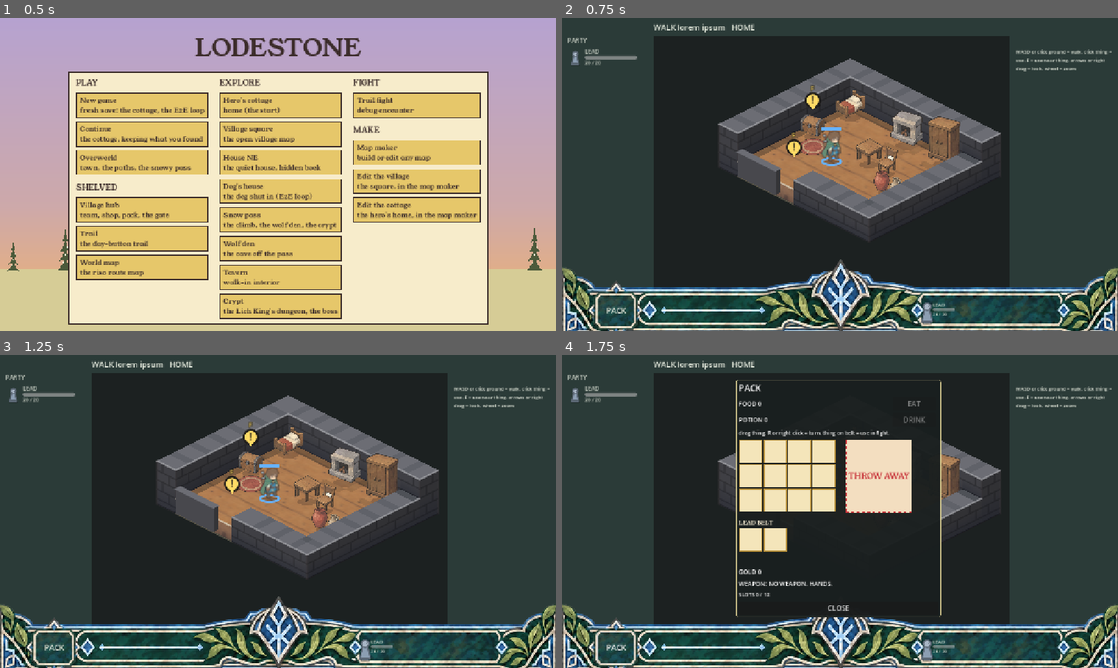
Above: before the commit, frames 1-4 (two rows, left to right).
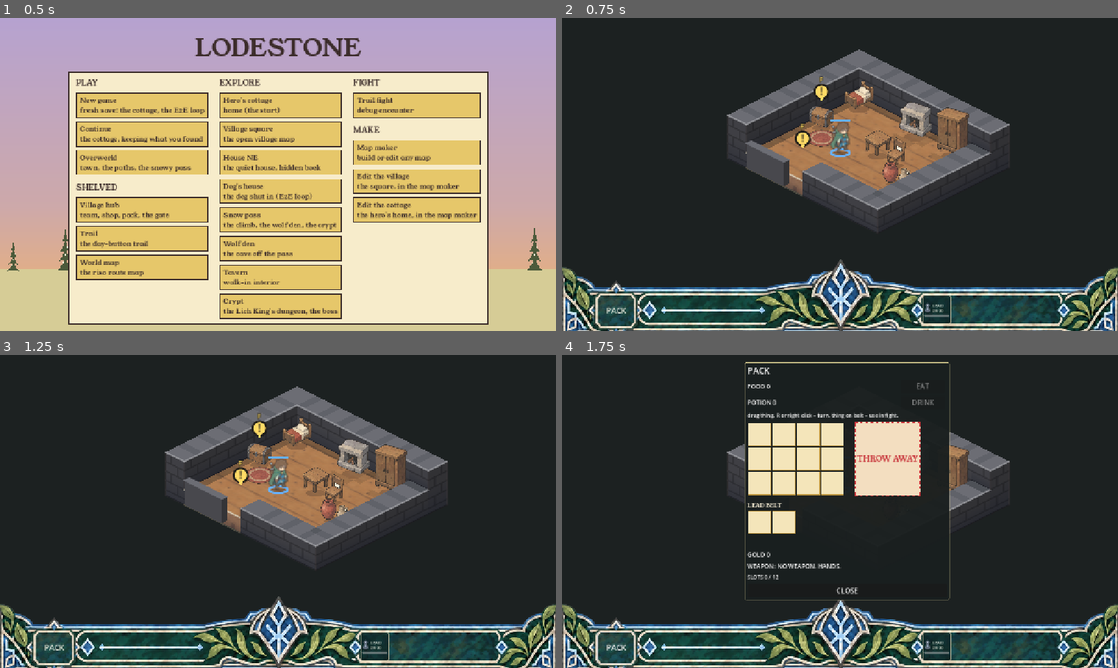
Above: after the commit, the same moments.

Repository: BrandonSigil/lodestone
Game: Godot game, scene res://scenes/launch.tscn
The game is run twice, just before and just after one commit, with the same random seed, the same clock (stepped at 60 frames per second) and the same inputs.
Inputs:
- Up to frame 1 (0.5 s): no input
- Up to frame 2 (0.75 s): click "Hero's cottage home (the star…" at 0.5 s
- Up to frame 3 (1.25 s): no input
- Up to frame 4 (1.75 s): click "PACK" at 1.25 s

Frame 1 is identical in both runs. In frame 2, 45% of the frame differs, in the area x 0-100%, y 0-98%; in frame 3, 45%; in frame 4, 45%.

Commit message:
Clear the screen round the game on maps and the overworld
The game fills the window above the leaf frame: no grey border, no party
list on the left, no title, no help text. The party sits in small square
frames in the frame's right panel. The screen's buttons and lines float
in a see-through box at the top right, hidden when empty; LODESTONE
stays above the frame. The overworld's meadow and mountains run on to
the window's edges.

Co-Authored-By: Claude Opus 5.5 <noreply@anthropic.com>

Diff:
--- a/game/scripts/explore/explore_scene.gd
+++ b/game/scripts/explore/explore_scene.gd
@@ -1087,7 +1087,7 @@
 	hud.top_label.text = "%s   %s" % [Txt.t("UI_EX_TITLE"), map.map_name.to_upper()]
 	_phase = null
 	_info = hud.add_side_label("", 14)
-	hud.add_side_label(Txt.t("UI_EX_HELP"), 11)
+	hud.add_help(Txt.t("UI_EX_HELP"))
 	_log_label = hud.add_side_label("", 12)
 
 
@@ -1099,7 +1099,7 @@
 	for u: CombatUnit in party.slice(1):
 		hud.add_button(Txt.t(u.name_key), _pick_member.bind(u))
 	hud.add_button(Txt.t("UI_EX_START_FIGHT"), _begin_battle)
-	hud.add_side_label(Txt.t("UI_EX_DEPLOY_HELP"), 11)
+	hud.add_help(Txt.t("UI_EX_DEPLOY_HELP"))
 	_log_label = hud.add_side_label("", 12)
 
 
@@ -1112,7 +1112,7 @@
 	hud.add_button(Txt.t("UI_DANGER"), func() -> void:
 		battle.show_danger = not battle.show_danger
 		battle._refresh_danger())
-	hud.add_side_label(Txt.t("UI_HELP_COMBAT"), 11)
+	hud.add_help(Txt.t("UI_HELP_COMBAT"))
 	_log_label = hud.add_side_label("", 12)
 
 
--- a/game/scripts/overworld/overworld_scene.gd
+++ b/game/scripts/overworld/overworld_scene.gd
@@ -291,7 +291,9 @@
 func _draw() -> void:
 	var v := _view()
 	var k := float(v.k)
-	draw_rect(Rect2(v.o, SIZE * k), MEADOW)
+	# [USER] 2026-10-29: the game fills the window, so the meadow and the mountain row run on past the map's
+	# own edges to the window's (the places stay where they are).
+	draw_rect(Rect2(Vector2.ZERO, get_viewport_rect().size), MEADOW)
 	_draw_land(k)
 	for p: Dictionary in Db.world_paths:
 		if not (TravelRules.visible(Db.world_nodes, p.from, Game.meta.flags) and TravelRules.visible(Db.world_nodes, p.to, Game.meta.flags)):
@@ -323,8 +325,10 @@
 		var a := _to_screen(Vector2(700 + i * 10, y))
 		var b := _to_screen(Vector2(1000, y + 10))
 		draw_rect(Rect2(a, Vector2(b.x - a.x, 16 * k)), PRAIRIE if i % 2 == 0 else PRAIRIE.darkened(0.06))
-	# Mountains: a row of flat peaks with snow caps across the north.
-	for i in 11:
+	# Mountains: a row of flat peaks with snow caps across the north, as wide as the window.
+	var first := floori((_to_map(Vector2.ZERO).x - 40.0) / 92.0) - 1
+	var last := ceili((_to_map(Vector2(get_viewport_rect().size.x, 0)).x - 40.0) / 92.0) + 1
+	for i in range(first, last + 1):
 		var x := 40.0 + i * 92.0
 		var h := 150.0 + 70.0 * absf(sin(i * 1.3)) + (90.0 if absf(x - 500) < 140 else 0.0)
 		var base := 175.0 + 20.0 * sin(i * 2.1)
@@ -463,7 +467,7 @@
 		var n := _node(String(Game.travel.get("at", "town")))
 		if String(n.get("map", "")) != "":
 			hud.add_button(Txt.f("UI_OW_ENTER", Txt.t(n.name_key)), _enter)
-	hud.add_side_label(Txt.t("UI_OW_HELP"), 11)
+	hud.add_help(Txt.t("UI_OW_HELP"))
 	_log_label = hud.add_side_label("", 12)
 	_refresh_side()
 
--- a/game/scripts/ui/frame_hud.gd
+++ b/game/scripts/ui/frame_hud.gd
@@ -31,6 +31,7 @@
 var bottom_h := BOTTOM_H  ## the bottom border; the leaf frame's band is taller
 var clear_h := BOTTOM_H  ## the bottom border plus whatever art pokes above it (the leaf frame's diamond)
 var leaf: Control = null  ## the leaf frame along the bottom (explore maps and the overworld walk), or null
+var side_panel: PanelContainer = null  ## with the leaf frame: the screen's controls float over the map, top right
 var leaf_pack: Button
 var leaf_party: HBoxContainer
 var _leaf_art: TextureRect
@@ -114,6 +115,8 @@
 ## The play area inside the border, in viewport coordinates.
 func center_rect() -> Rect2:
 	var vs := root.get_viewport_rect().size
+	if leaf != null:  # [USER] 2026-10-29: the game fills the whole window above the leaf frame
+		return Rect2(0, 0, vs.x, vs.y - bottom_h)
 	return Rect2(LEFT_W, TOP_H, vs.x - LEFT_W - RIGHT_W, vs.y - TOP_H - bottom_h)
 
 
@@ -126,9 +129,12 @@
 
 
 ## Swaps the bottom bar for Brandon's leaf frame: the band scaled to the screen width, the inventory
-## button in its left square, the party in its right panel. The long bar and the centre diamond stay
-## bare art for now (the Lodestone medallion goes in the diamond later). Clicks on the band don't reach
-## the map. set_tools gives the entry with "id": "pack" to the square; the rest sit above the frame.
+## button in its left square, the party in its right panel, each member in a small square frame. The long
+## bar and the centre diamond stay bare art for now (the Lodestone medallion goes in the diamond later).
+## Clicks on the band don't reach the map. set_tools gives the entry with "id": "pack" to the square; the rest
+## sit above the frame on the right. [USER] 2026-10-29: nothing else frames the game: no grey border, no
+## party list on the left, no title along the top, no help text; the screen's own buttons and lines float in
+## a small see-through box at the top right of the map.
 func use_leaf_frame() -> void:
 	if leaf != null:
 		return
@@ -160,6 +166,23 @@
 	leaf.add_child(leaf_party)
 	slots_label.visible = false
 	slots_box.visible = false
+	party_box.visible = false
+	top_label.visible = false
+	_border.set_border_width_all(0)
+	side_panel = PanelContainer.new()
+	var sb := StyleBoxFlat.new()
+	sb.bg_color = Color(0.08, 0.1, 0.1, 0.72)
+	sb.set_corner_radius_all(6)
+	sb.set_content_margin_all(10)
+	side_panel.add_theme_stylebox_override("panel", sb)
+	root.add_child(side_panel)
+	root.move_child(side_panel, leaf.get_index())  # under the frame and its buttons
+	side.get_parent().remove_child(side)
+	side.set_anchors_preset(Control.PRESET_TOP_LEFT)
+	side_panel.add_child(side)
+	for c in side.get_children():
+		if c.has_meta("help"):
+			c.visible = false
 	leaf.resized.connect(_layout_leaf)
 	_layout_leaf()
 
@@ -180,12 +203,11 @@
 	leaf_party.position = Vector2(0, top) + LEAF_PARTY.position * s
 	leaf_party.size = LEAF_PARTY.size * s
 	for c in leaf_party.get_children():
-		(c as Control).custom_minimum_size.x = leaf_party.size.x / LEAF_PARTY_MAX - 4.0
-	_border.set_border_width(SIDE_BOTTOM, int(bottom_h))
-	_pin(party_box, 0, 0, 0, 1, 12, TOP_H, LEFT_W - 12, -bottom_h)
+		(c as Control).custom_minimum_size = _member_size()
 	var clear := (art.y - LEAF_DECOR_TOP) * s + 6.0
 	_pin(tools_box, 1, 1, 1, 1, -RIGHT_W + 14, -clear - 52, -14, -clear)
-	_pin(side, 1, 0, 1, 1, -RIGHT_W + 14, TOP_H, -14, -clear - 58)
+	_pin(side_panel, 1, 0, 1, 0, -RIGHT_W + 4, 46, -10, 46)  # under a fight's AUTO FIGHT button
+	side_panel.grow_vertical = Control.GROW_DIRECTION_END
 
 
 const RES_COLORS := {"mana": Color(0.35, 0.55, 1.0), "rage": Color(0.9, 0.3, 0.25), "charges": Color(0.95, 0.8, 0.3)}
@@ -205,34 +227,61 @@
 	return bar
 
 
-## One member in the leaf frame's party panel: pawn, name, HP bar and numbers.
+func _process(_delta: float) -> void:
+	# the floating controls box only shows while it holds a button or a line to read
+	if side_panel != null:
+		side_panel.visible = side.get_children().any(func(c: Node) -> bool:
+			return (c as CanvasItem).visible and (c is Button or (c is Label and (c as Label).text != "")))
+
+
+## A member's square in the party panel: as tall as the panel, four fit across.
+func _member_size() -> Vector2:
+	var side_len := minf(leaf_party.size.y, leaf_party.size.x / LEAF_PARTY_MAX - 6.0)
+	return Vector2(side_len, side_len)
+
+
+## One member in the leaf frame's party panel ([USER] 2026-10-29: little square frames that fit inside that
+## rectangle): pawn, name and HP numbers, the HP bar, and in a fight the job's bar.
 func _leaf_member(e: Dictionary) -> Control:
-	var box := HBoxContainer.new()
-	box.add_theme_constant_override("separation", 2)
-	box.mouse_filter = Control.MOUSE_FILTER_IGNORE
-	box.custom_minimum_size.x = leaf_party.size.x / LEAF_PARTY_MAX - 4.0
+	var frame := PanelContainer.new()
+	frame.mouse_filter = Control.MOUSE_FILTER_IGNORE
+	frame.custom_minimum_size = _member_size()
+	var sb := StyleBoxFlat.new()
+	sb.bg_color = Color(0.05, 0.12, 0.12, 0.55)
+	sb.border_color = Color(0.93, 0.88, 0.74, 0.9)
+	sb.set_border_width_all(2)
+	sb.set_corner_radius_all(4)
+	sb.set_content_margin_all(4)
+	frame.add_theme_stylebox_override("panel", sb)
+	var col := VBoxContainer.new()
+	col.add_theme_constant_override("separation", 1)
+	col.alignment = BoxContainer.ALIGNMENT_CENTER
+	col.mouse_filter = Control.MOUSE_FILTER_IGNORE
+	frame.add_child(col)
+	var row := HBoxContainer.new()
+	row.add_theme_constant_override("separation", 3)
+	row.mouse_filter = Control.MOUSE_FILTER_IGNORE
 	var icon := PawnIcon.new()
 	icon.tint = e.tint
 	icon.dim = e.hp <= 0
-	icon.custom_minimum_size = Vector2(22, 30)
-	box.add_child(icon)
-	var col := VBoxContainer.new()
-	col.add_theme_constant_override("separation", 0)
-	col.alignment = BoxContainer.ALIGNMENT_CENTER
-	col.size_flags_horizontal = Control.SIZE_EXPAND_FILL
-	col.add_child(_label(e.name, 11))
+	icon.custom_minimum_size = Vector2(16, 22)
+	row.add_child(icon)
+	var words := VBoxContainer.new()
+	words.add_theme_constant_override("separation", -2)
+	words.add_child(_label(e.name, 10))
+	words.add_child(_label("%d/%d%s" % [e.hp, e.max_hp, (" " + e.note) if e.get("note", "") != "" else ""], 9))
+	row.add_child(words)
+	col.add_child(row)
 	var bar := ProgressBar.new()
 	bar.max_value = e.max_hp
 	bar.value = e.hp
 	bar.show_percentage = false
-	bar.custom_minimum_size = Vector2(44, 6)
+	bar.custom_minimum_size = Vector2(0, 5)
 	bar.mouse_filter = Control.MOUSE_FILTER_IGNORE
 	col.add_child(bar)
 	if e.get("res_kind", "") != "":
-		col.add_child(_res_bar(e, Vector2(44, 4)))
-	col.add_child(_label("%d / %d%s" % [e.hp, e.max_hp, ("  " + e.note) if e.get("note", "") != "" else ""], 10))
-	box.add_child(col)
-	return box
+		col.add_child(_res_bar(e, Vector2(0, 4)))
+	return frame
 
 
 ## entries: [{"name": String, "hp": int, "max_hp": int, "tint": Color, "note": String}], plus in a fight
@@ -323,6 +372,15 @@
 	return b
 
 
+## The screen's own help ("WASD = walk ..."). Hidden under the leaf frame ([USER] 2026-10-29: no explainers
+## round the game); it can come back behind a key later.
+func add_help(text: String) -> Label:
+	var l := add_side_label(text, 11)
+	l.set_meta("help", true)
+	l.visible = leaf == null
+	return l
+
+
 func add_side_label(text: String, font_size := 14) -> Label:
 	var l := _label(text, font_size)
 	l.autowrap_mode = TextServer.AUTOWRAP_WORD_SMART
Not shown, changed: docs/decisions.md
Not shown, changed: docs/systems/explore.md
Not shown, changed: docs/systems/overworld.md
